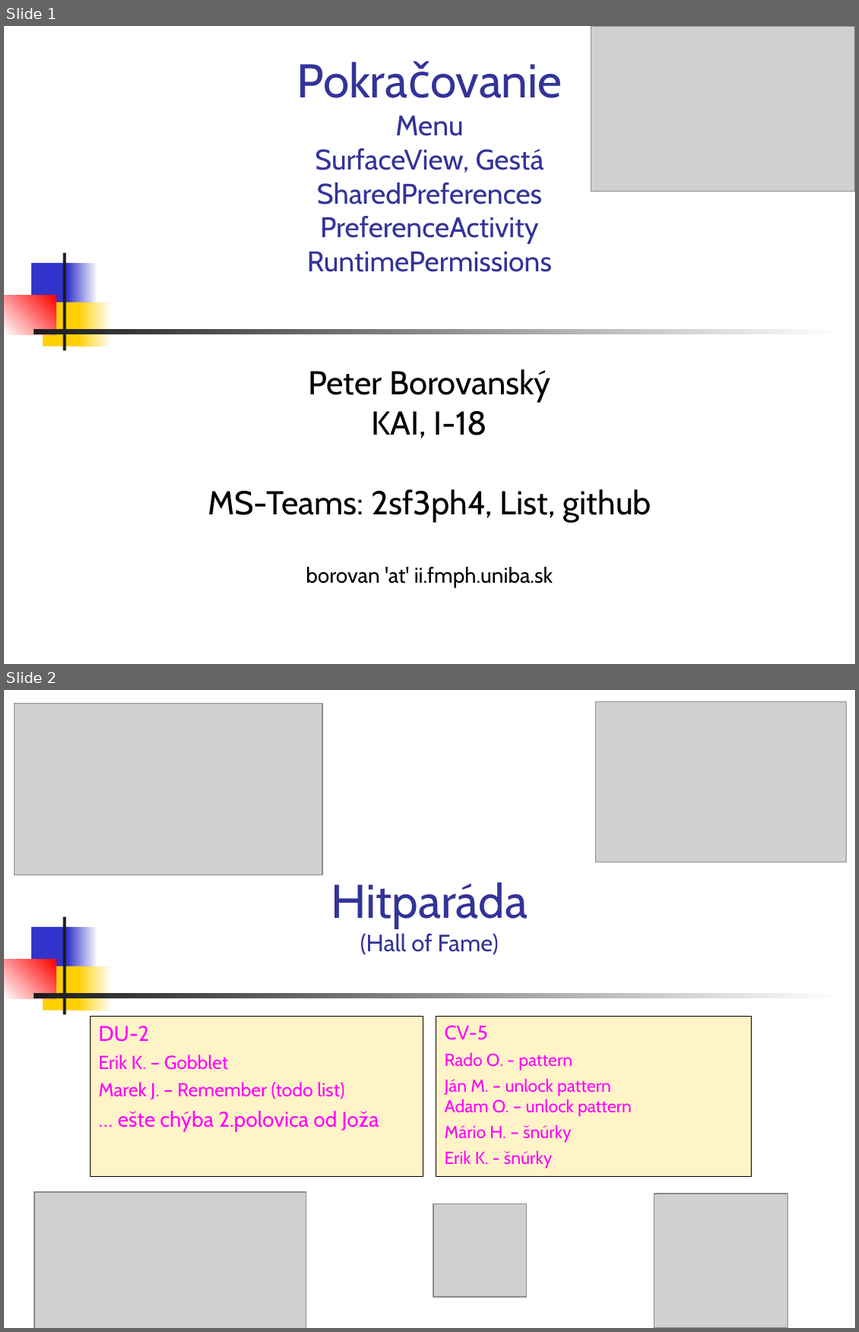
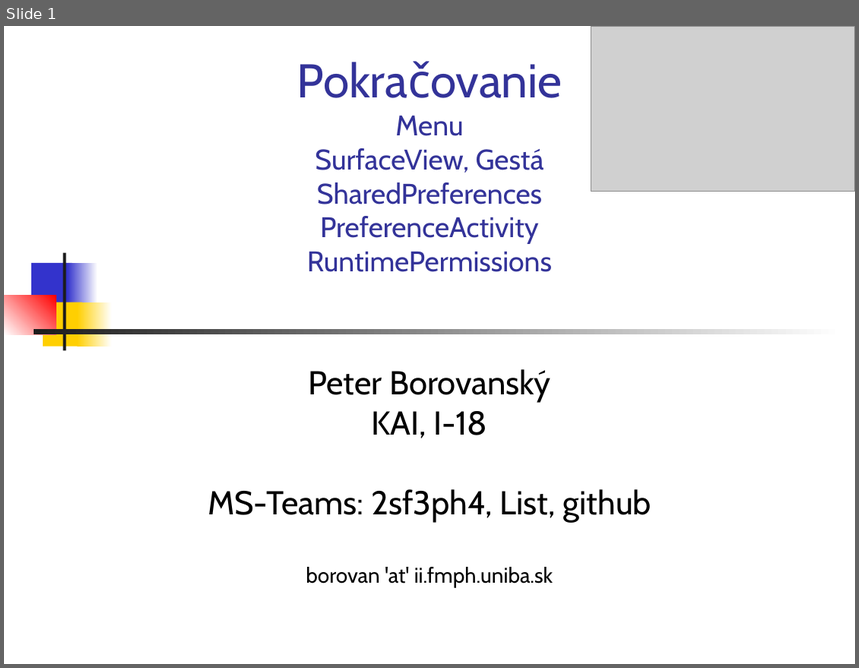
Before and after one commit to vmandro/Prednasky, a slide deck: 05/05_Android.ppt. Shown one above the other, each under a label of ours: slides 1 and 2 before the commit, slide 1 after it. The pictures are 859x1332 and 859x668 pixels, drawn with LibreOffice and Linux fonts; fonts in the diff are those of the drawing; grey boxes stand for pictures. Boxes give left, top, right and bottom in pixels: in the first picture for what was removed or moved away, otherwise in the second. Text is boxed around its words. In the diff, an @@ line names an element or a change of style, - is before the commit and + after.

```diff
--- a/05/05_Android.ppt
+++ b/05/05_Android.ppt
@@ slide 2 removed at (4,690,855,1328), background #FFFFFF; not listed: 7 template elements that a slide beside it also shows @@
@@ picture removed at (14,704,322,875) @@
@@ picture removed at (595,702,847,863) @@
@@ title removed at (332,882,528,955) @@
-Hitparáda
-(Hall of Fame)
@@ subtitle removed at (90,1016,423,1177) @@
-DU-2
-Erik K. – Gobblet
-Marek J. – Remember (todo list)
-… ešte chýba 2.polovica od Joža
@@ rectangle removed at (436,1016,751,1177) @@
-CV-5
-Rado O. - pattern
-Ján M. – unlock pattern
-Adam O. – unlock pattern
-Mário H. – šnúrky
-Erik K. - šnúrky
@@ picture removed at (34,1192,306,1328) @@
@@ picture removed at (434,1204,528,1298) @@
@@ picture removed at (655,1194,788,1328) @@
```
Also in this commit, not shown: 2 other slides removed, 3 other files.
